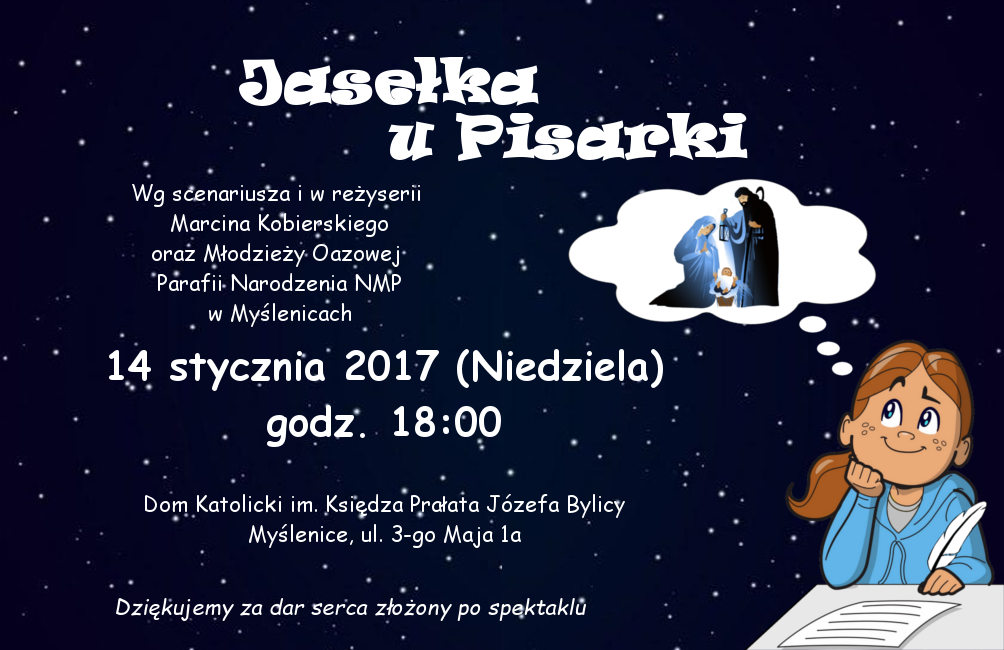
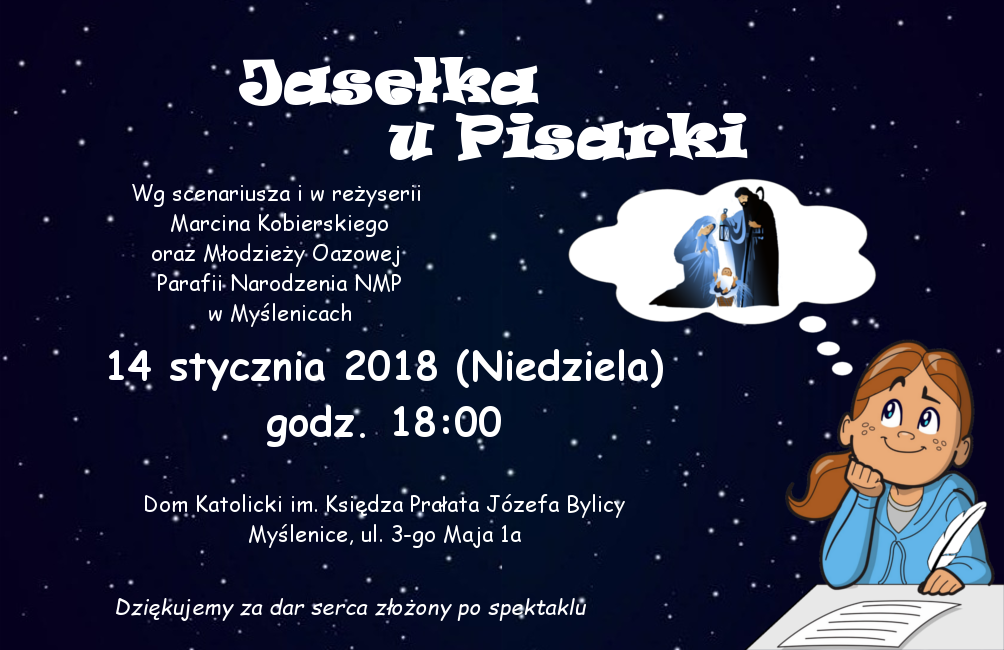
Layered file, before and after one edit (1004px x 650px). Changes by layer:
renamed "14 stycznia 2017 (Niedziela) ..." to "14 stycznia 2018 (Niedziela) ...", painted on it over [416, 350, 439, 381]
